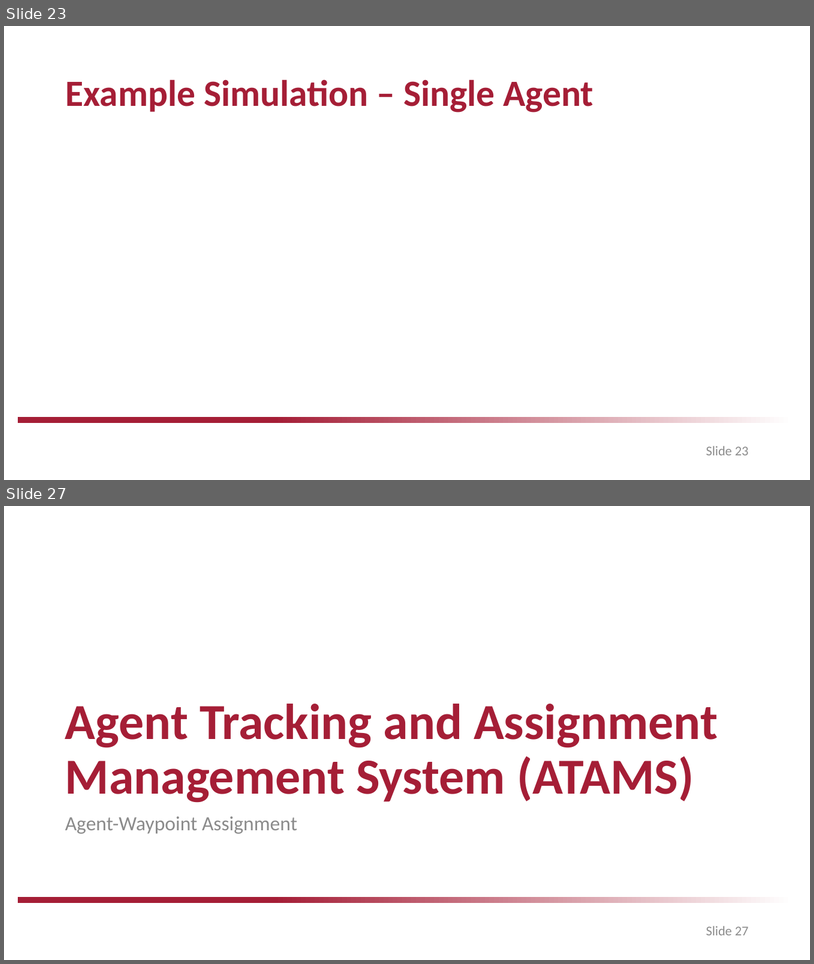
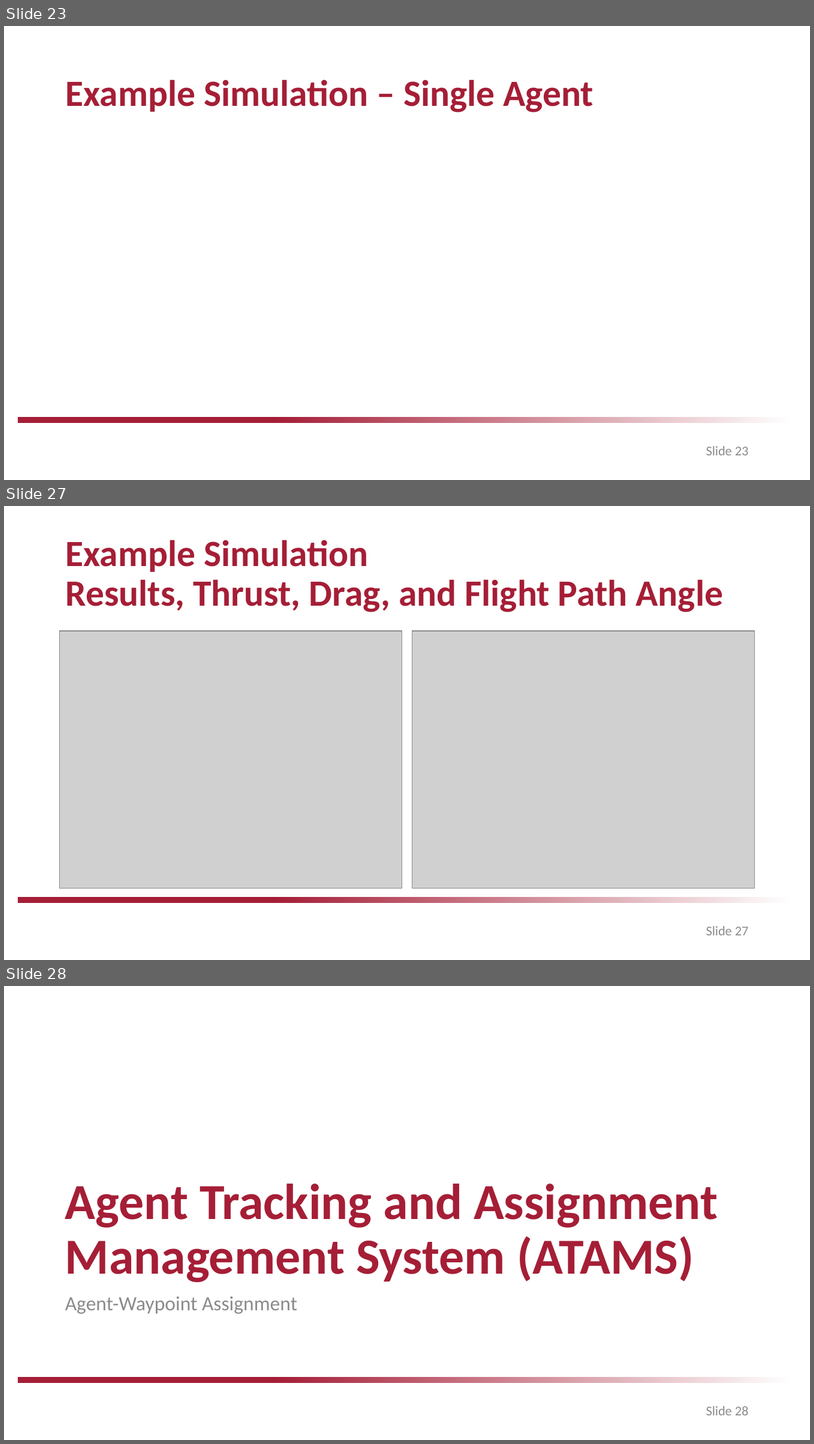
Before and after one commit to drjdlarson/angst, a slide deck: saved_simulations/CE/Springer_Culminating_Experience_Project.pptx. Shown one above the other, each under a label of ours: slides 23 and 27 before the commit, slides 23, 27 and 28 after it; the slides between them are not shown. The pictures are 814x964 and 814x1444 pixels, drawn with LibreOffice and Linux fonts; fonts in the diff are those of the drawing; grey boxes stand for pictures; background and template pictures are left out. Boxes give left, top, right and bottom in pixels: in the first picture for what was removed or moved away, otherwise in the second. Text is boxed around its words. In the diff, an @@ line names an element or a change of style, - is before the commit and + after.

```diff
--- a/saved_simulations/CE/Springer_Culminating_Experience_Project.pptx
+++ b/saved_simulations/CE/Springer_Culminating_Experience_Project.pptx
@@ slide 27 added at (4,506,810,960), background #FFFFFF; not listed: 1 template element that a slide beside it also shows @@
@@ title added at (65,540,724,612), 44 pt, text #A51E36, bold @@
+Example Simulation
+Results, Thrust, Drag, and Flight Path Angle
@@ picture added at (60,631,402,888) @@
@@ picture added at (413,631,755,888) @@
@@ page number added at (707,925,749,935), 16 pt, text #8C8C8C @@
+Slide 27
@@ what was slide 27 is now slide 28 @@
@@ page number at (707,1405,749,1415): text changed @@
-Slide 27
+Slide 28
```
Also in this commit, not shown: 13 slides changed, 3 other slides added, 1 slide removed, 25 other files.
